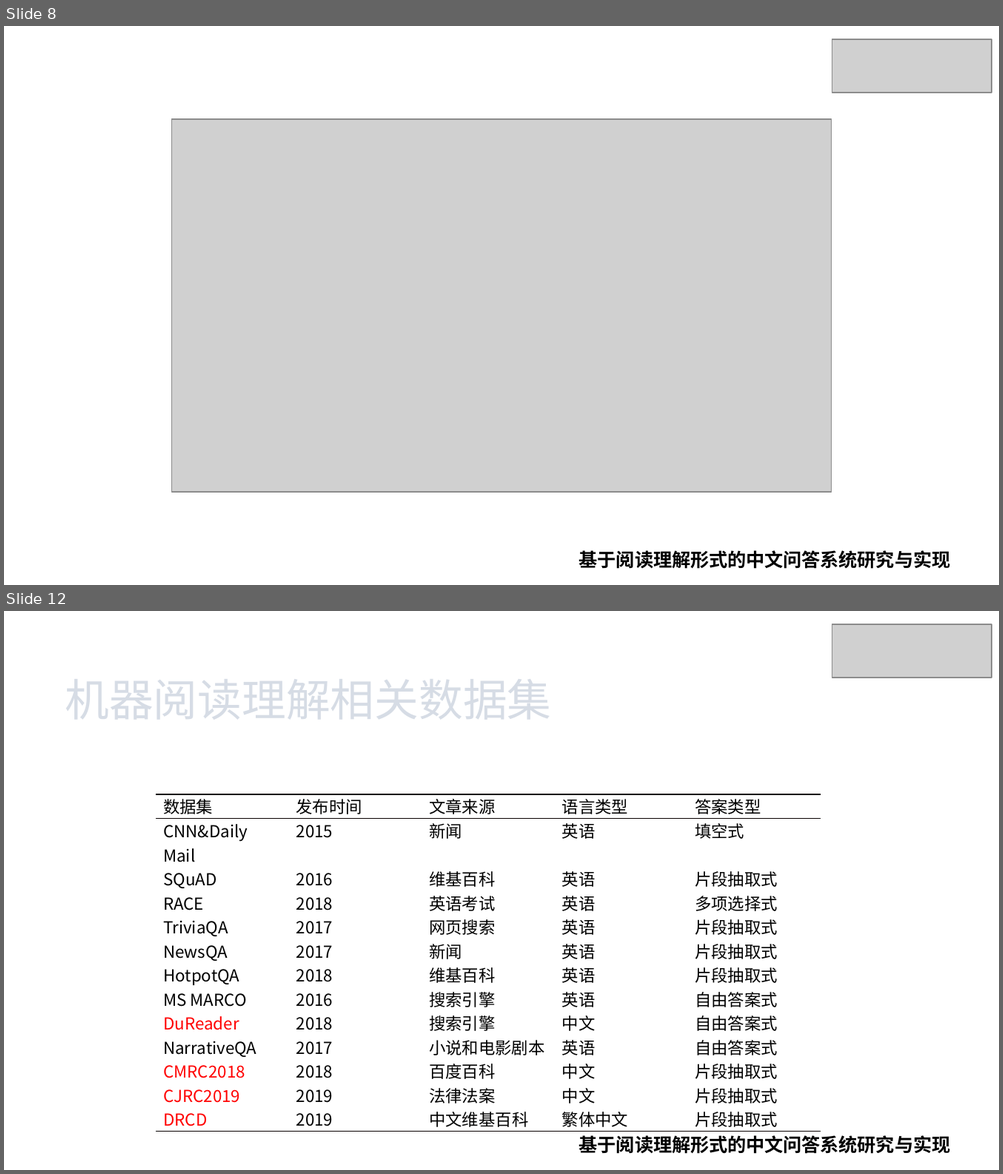
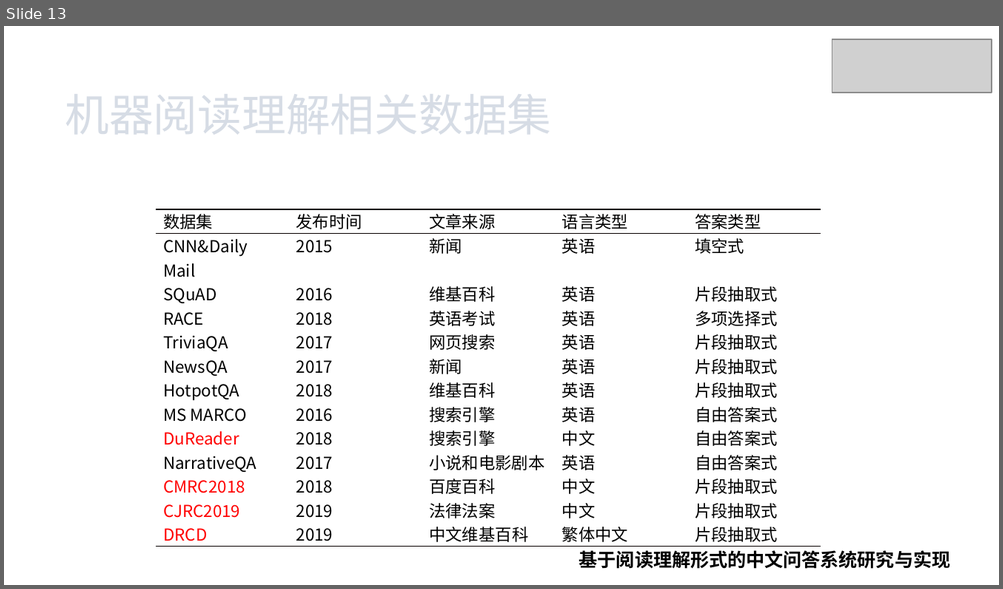
Before and after one commit to xhsun1997/ChineseMRC, a slide deck: 孙相会.pptx. Shown one above the other, each under a label of ours: slides 8 and 12 before the commit, slide 13 after it; the slides between them are not shown. The pictures are 1003x1174 and 1003x589 pixels, drawn with LibreOffice and Linux fonts; fonts in the diff are those of the drawing; grey boxes stand for pictures. Boxes give left, top, right and bottom in pixels: in the first picture for what was removed or moved away, otherwise in the second. Text is boxed around its words. In the diff, an @@ line names an element or a change of style, - is before the commit and + after.

```diff
--- a/孙相会.pptx
+++ b/孙相会.pptx
@@ slide 8 removed at (4,26,999,585), background #FFFFFF @@
@@ picture removed at (831,39,990,93) @@
@@ picture removed at (171,119,831,492) @@
@@ text removed at (579,551,950,569) @@
-基于阅读理解形式的中文问答系统研究与实现
@@ what was slide 12 is now slide 13 @@
```
Also in this commit, not shown: 10 slides changed, 2 slides added, 2 other slides removed, 5 other files.
